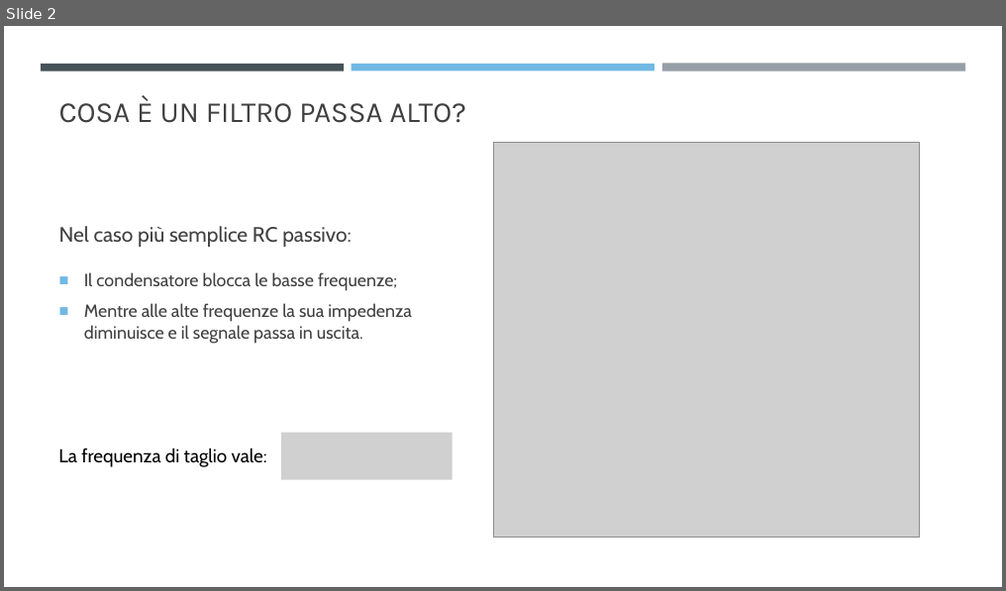
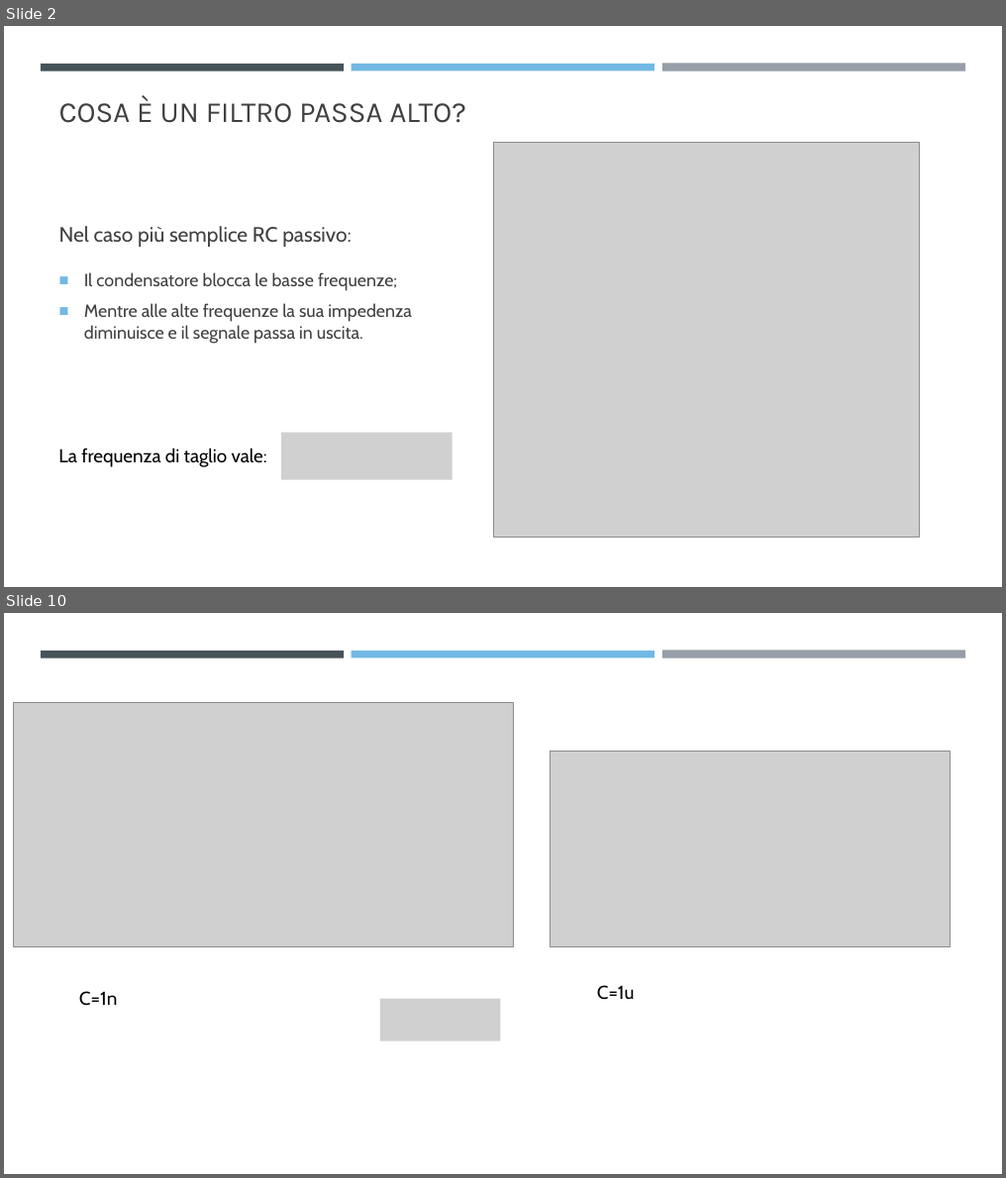
Before and after one commit to RiccardoSC2050/Progetto-sistemi-elettronici, a slide deck: presentazione/Studio filtro passa alto (HP).pptx. Shown one above the other, each under a label of ours: slide 2 before the commit, slides 2 and 10 after it; the slides between them are not shown. The pictures are 1006x591 and 1006x1178 pixels, drawn with LibreOffice and Linux fonts; fonts in the diff are those of the drawing; grey boxes stand for pictures. Boxes give left, top, right and bottom in pixels: in the first picture for what was removed or moved away, otherwise in the second. Text is boxed around its words. In the diff, an @@ line names an element or a change of style, - is before the commit and + after.

```diff
--- a/presentazione/Studio filtro passa alto (HP).pptx
+++ b/presentazione/Studio filtro passa alto (HP).pptx
@@ slide 10 added at (4, 613, 1002, 1174), background #FFFFFF; not listed: 3 template elements that a slide beside it also shows @@
@@ picture added at (14, 702, 513, 947) @@
@@ picture added at (549, 751, 950, 947) @@
@@ text added at (79, 991, 117, 1006), 18 pt, text #000000 @@
+C=1n
@@ picture added at (380, 998, 500, 1042) @@
@@ text added at (597, 985, 635, 1000), 18 pt, text #000000 @@
+C=1u
```
Also in this commit, not shown: 1 slide changed, 6 other slides added, 8 other files.
